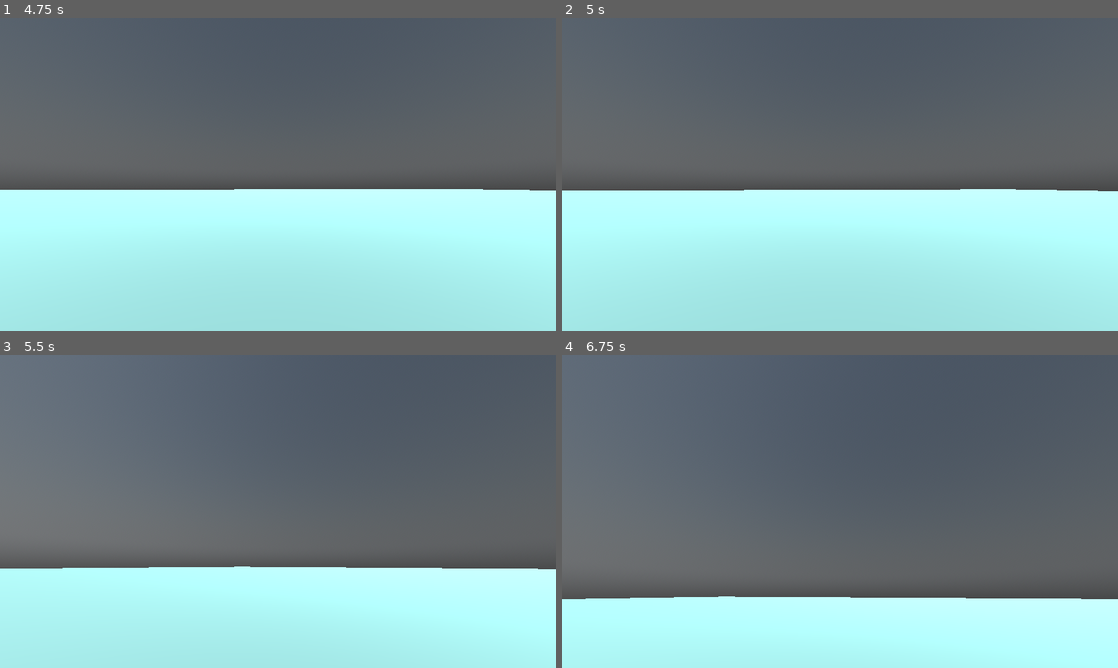
Above: before the commit, frames 1-4 (two rows, left to right).
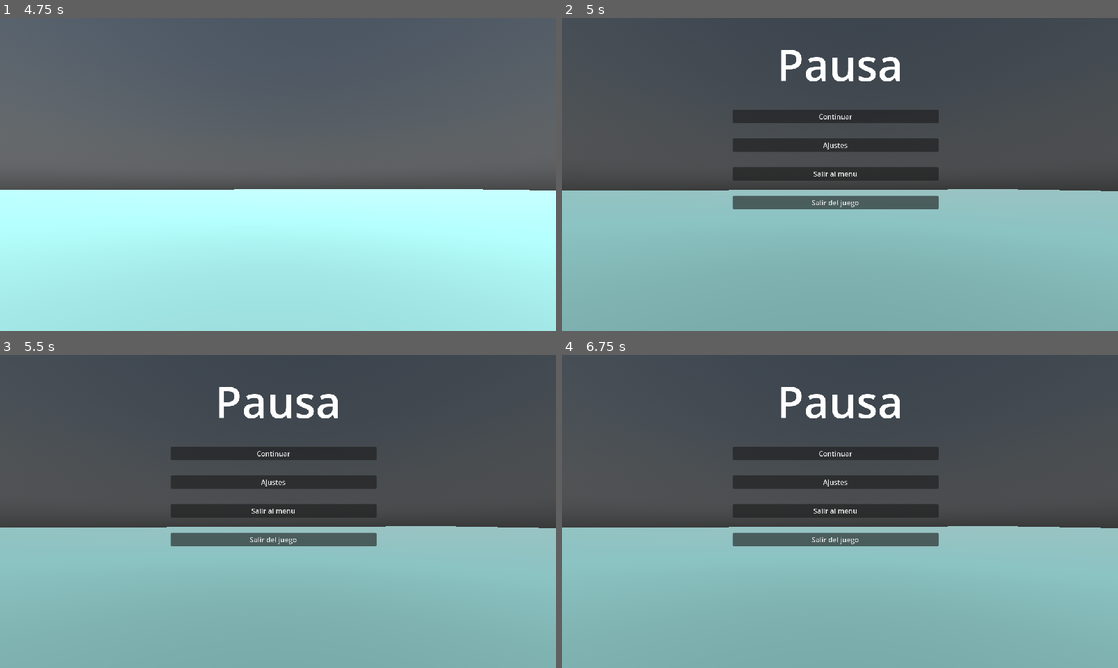
Above: after the commit, the same moments.

Repository: Datane/ShooterGodot
Game: Godot game, scene res://botones.tscn
Two runs of this game, one before a commit and one after it. Both use one fixed random seed, a clock stepped at 60 frames per second and the inputs below.
Inputs (mouse positions are in pixels of both pictures, inside the frame that each line leads up to):
- Up to frame 1 (4.75 s): click "Jugar" at 0.5 s; tap Enter (ui_accept) at 1.25, 1.52, 2, 2.27, 2.75, 3.5, 3.77, 4.25, 4.52 s; move the mouse to (305, 174) at 1.27 s; hold W (ui_up) from 1.28 s (still down); move the mouse to (250, 174) at 2.02 s; move the mouse to (289, 168) at 2.77 s; move the mouse to (272, 180) at 3.52 s; move the mouse to (316, 177) at 4.27 s
- Up to frame 2 (5 s): keep holding W (ui_up); tap Escape (ui_cancel) at 4.9 s
- Up to frame 3 (5.5 s): move the mouse to (111, 464) at 5.02 s; release W (ui_up) at 5.03 s; hold A (ui_left) from 5.03 s (still down); tap Enter (ui_accept) at 5.27 s
- Up to frame 4 (6.75 s): move the mouse to (867, 511) at 5.77 s; release A (ui_left) at 5.78 s; hold S (ui_down) 5.78-6.53 s; tap Enter (ui_accept) at 6.5 s; move the mouse to (756, 433) at 6.52 s; hold D (ui_right) from 6.53 s (still down)

Frame 1 is identical in both runs. In frame 2, 51% of the frame differs, in the area x 0-100%, y 10-100%; in frame 3, 81%, in the area x 0-100%, y 0-100%; in frame 4, 76%.

Commit message:
agrege menu pausa todavia no lo acabo
toda via no acabo la pausa pero ya la agrege

Diff:
--- /dev/null
+++ b/Node.gd
@@ -0,0 +1,37 @@
+extends Node
+
+# Inicialización del nodo
+func _ready():
+	$".".visible = false  # Ocultar el nodo de interfaz al inicio
+	process_mode = Node.PROCESS_MODE_PAUSABLE  # Permitir pausar el proceso
+
+
+# Lógica del juego en cada frame
+func _physics_process(delta):
+	# Si se presiona la tecla "Esc", alternar entre pausar y reanudar
+	if Input.is_action_just_pressed("ui_cancel"):
+		toggle_pause()
+
+# Función para alternar entre pausar y reanudar el juego
+func toggle_pause():
+	get_tree().paused = not get_tree().paused  # Cambiar el estado de pausa
+
+	# Si el juego está pausado
+	if get_tree().paused:
+		# Mostrar el cursor para interactuar con la interfaz
+		Input.set_mouse_mode(Input.MOUSE_MODE_VISIBLE)
+		$ColorRect.visible = true  # Mostrar la interfaz de pausa
+		$".".visible = true  # Mostrar otros elementos de la UI (si es necesario)
+	else:
+		# Ocultar el cursor y reanudar el control del juego
+		Input.set_mouse_mode(Input.MOUSE_MODE_CAPTURED)
+		$ColorRect.visible = false  # Ocultar la interfaz de pausa
+		$".".visible = false  # Ocultar otros elementos de la UI
+
+
+# Lógica cuando se presiona un botón de la UI
+func _on_button_pressed():
+	$".".visible = false  # Ocultar la UI
+	$ColorRect.visible = false  # Ocultar también el ColorRect
+	get_tree().paused = false  # Reanudar el juego
+	Input.set_mouse_mode(Input.MOUSE_MODE_CAPTURED)  # Capturar el cursor para volver al juego
--- /dev/null
+++ b/menupausa.tscn
@@ -0,0 +1,65 @@
+[gd_scene load_steps=2 format=3 uid="uid://dr3y0425jpkes"]
+
+[ext_resource type="Script" path="res://Node.gd" id="1_q2nvo"]
+
+[node name="Node" type="CanvasLayer"]
+process_mode = 3
+process_thread_group = 1
+process_thread_group_order = 0
+process_thread_messages = 0
+script = ExtResource("1_q2nvo")
+
+[node name="ColorRect" type="ColorRect" parent="."]
+visible = false
+anchors_preset = 15
+anchor_right = 1.0
+anchor_bottom = 1.0
+grow_horizontal = 2
+grow_vertical = 2
+color = Color(0.06, 0.06, 0.06, 0.25098)
+
+[node name="Label" type="Label" parent="."]
+anchors_preset = 5
+anchor_left = 0.5
+anchor_right = 0.5
+offset_left = -145.0
+offset_top = 38.0
+offset_right = 145.0
+offset_bottom = 175.0
+grow_horizontal = 2
+theme_override_font_sizes/font_size = 100
+text = "Pausa
+"
+
+[node name="VBoxContainer" type="VBoxContainer" parent="."]
+anchors_preset = 8
+anchor_left = 0.5
+anchor_top = 0.5
+anchor_right = 0.5
+anchor_bottom = 0.5
+offset_left = -247.0
+offset_top = -149.0
+offset_right = 227.0
+offset_bottom = 151.0
+grow_horizontal = 2
+grow_vertical = 2
+theme_override_constants/separation = 35
+
+[node name="Button" type="Button" parent="VBoxContainer"]
+layout_mode = 2
+text = "Continuar"
+
+[node name="Button2" type="Button" parent="VBoxContainer"]
+layout_mode = 2
+text = "Ajustes"
+
+[node name="Button3" type="Button" parent="VBoxContainer"]
+layout_mode = 2
+text = "Salir al menu"
+
+[node name="Button4" type="Button" parent="VBoxContainer"]
+layout_mode = 2
+size_flags_vertical = 4
+text = "Salir del juego"
+
+[connection signal="pressed" from="VBoxContainer/Button" to="." method="_on_button_pressed"]
--- a/mundo.tscn
+++ b/mundo.tscn
@@ -1,7 +1,8 @@
-[gd_scene load_steps=10 format=3 uid="uid://bnie15rb2i5cm"]
+[gd_scene load_steps=11 format=3 uid="uid://bnie15rb2i5cm"]
 
 [ext_resource type="ArrayMesh" uid="uid://drll2t8xdxk4u" path="res://esenario/GodotActionRPG-Assets/Models/Environment/plataforma.obj" id="1_x1w07"]
 [ext_resource type="PackedScene" uid="uid://buts8j1imqu5g" path="res://persoanej.tscn" id="3_u4k7i"]
+[ext_resource type="PackedScene" uid="uid://dr3y0425jpkes" path="res://menupausa.tscn" id="4_07dbf"]
 [ext_resource type="ArrayMesh" uid="uid://csu70b74qtur" path="res://esenario/GodotActionRPG-Assets/Models/Environment/arbol.obj" id="6_yimpv"]
 
 [sub_resource type="ConcavePolygonShape3D" id="ConcavePolygonShape3D_i17tx"]
@@ -63,3 +64,5 @@
 
 [node name="WorldEnvironment" type="WorldEnvironment" parent="."]
 environment = SubResource("Environment_etpjj")
+
+[node name="Node" parent="." instance=ExtResource("4_07dbf")]
Not shown, added: men6C81.tmp
Not shown, added: men9481.tmp
